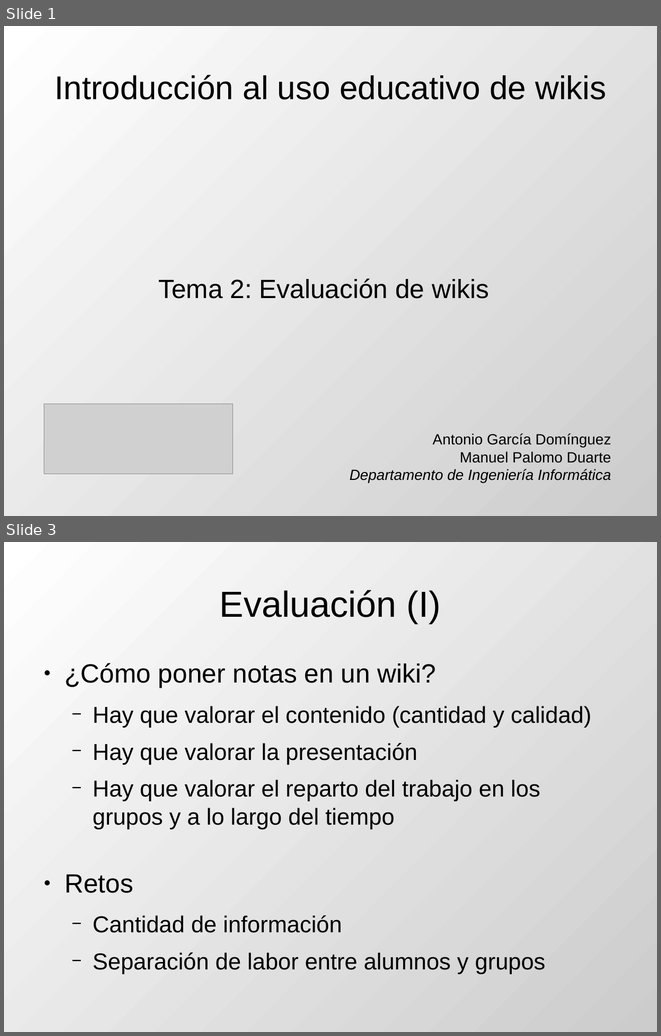
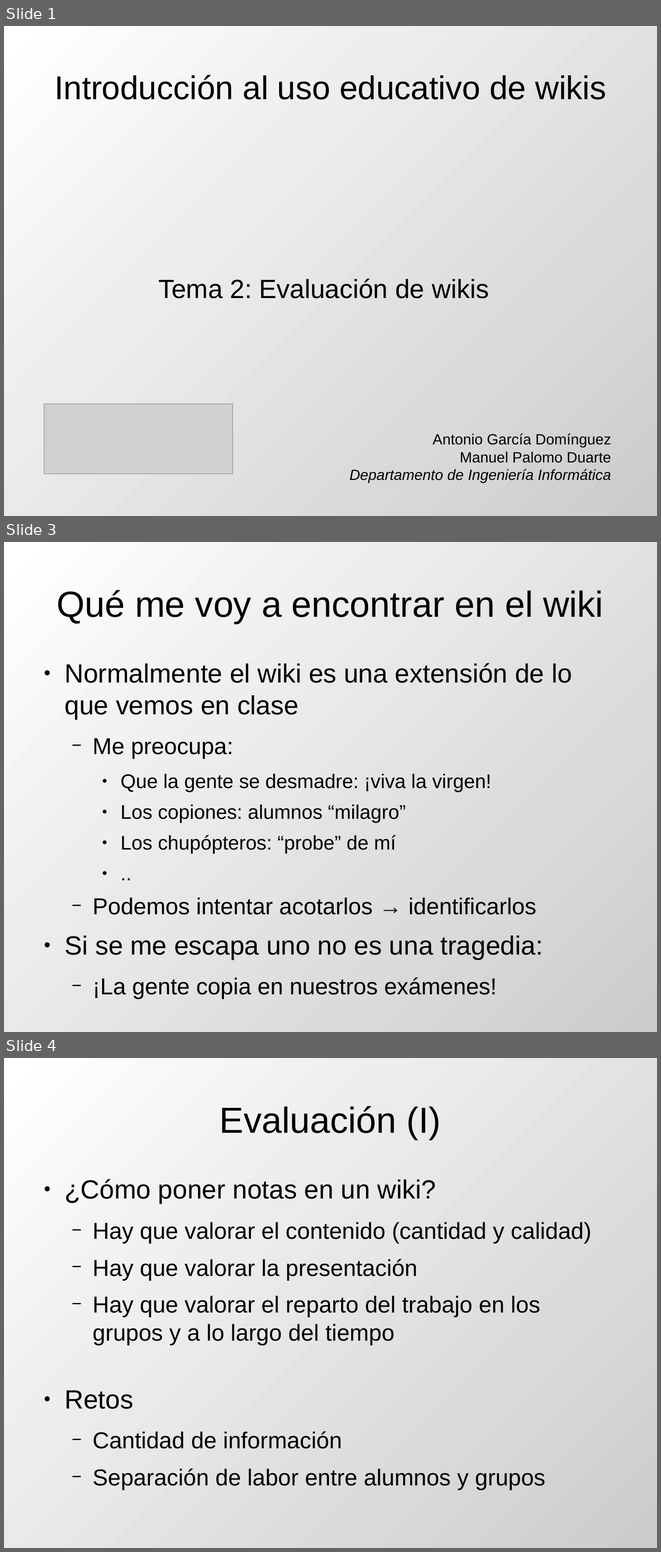
Before and after one commit to DrPantera/wikis4education, a slide deck: uca-2013_07/tema-5-EvaluacionWikis.odp. Shown one above the other, each under a label of ours: slides 1 and 3 before the commit, slides 1, 3 and 4 after it; the slides between them are not shown. The pictures are 661x1036 and 661x1552 pixels, drawn with LibreOffice and Linux fonts; fonts in the diff are those of the drawing; grey boxes stand for pictures. Boxes give left, top, right and bottom in pixels: in the first picture for what was removed or moved away, otherwise in the second. Text is boxed around its words. In the diff, an @@ line names an element or a change of style, - is before the commit and + after.

```diff
--- a/uca-2013_07/tema-5-EvaluacionWikis.odp
+++ b/uca-2013_07/tema-5-EvaluacionWikis.odp
@@ slide 3 added at [4,542,657,1032], background gradient #FFFFFF to #CCCCCC @@
@@ title added at [56,590,603,623], 44 pt, text #000000 @@
+Qué me voy a encontrar en el wiki
@@ text added at [64,663,572,999], 24 pt, text #000000 @@
+● Normalmente el wiki es una extensión de lo que vemos en clase
+  − Me preocupa:
+    ● Que la gente se desmadre: ¡viva la virgen!
+    ● Los copiones: alumnos “milagro”
+    ● Los chupópteros: “probe” de mí
+    ● ..
+  − Podemos intentar acotarlos → identificarlos
+● Si se me escapa uno no es una tragedia:
+  − ¡La gente copia en nuestros exámenes!
@@ what was slide 3 is now slide 4 @@
```
Also in this commit, not shown: 2 slides changed, 1 other slide added, 4 other files.
